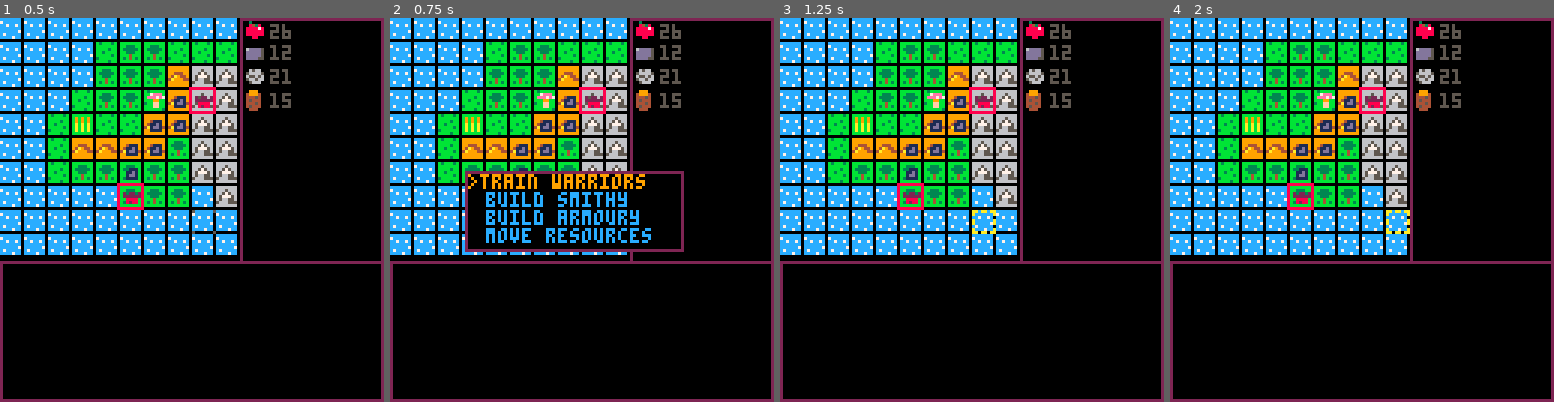
Above: before the commit, frames 1-4 (left to right).
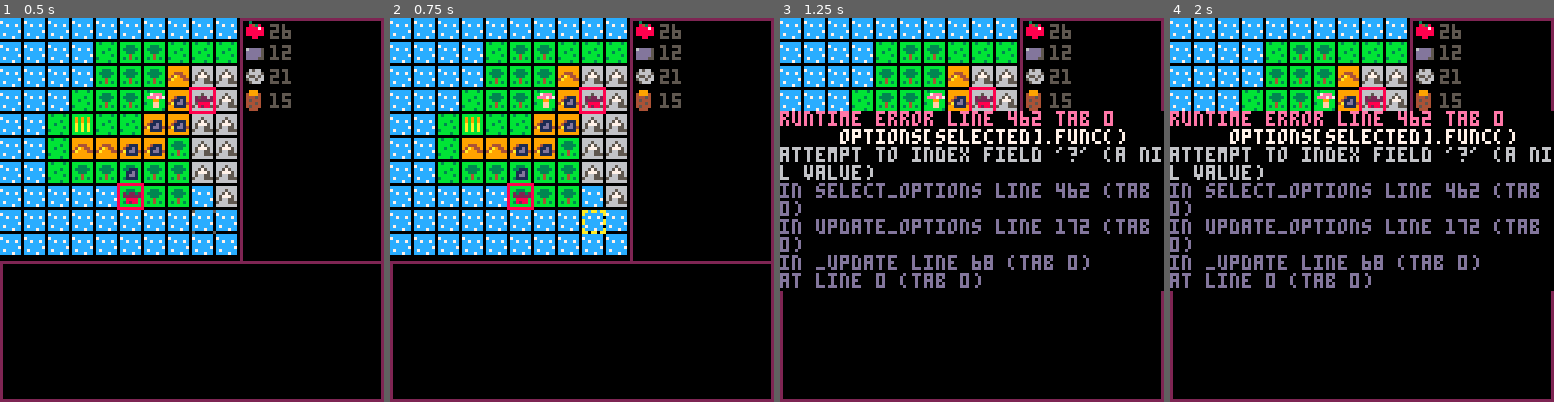
Above: after the commit, the same moments.

Repository: pond823/picodwarfwar
Game: PICO-8 cartridge picodwarfwar.p8
Same seed, same stepped clock (60 frames per second), same inputs: the game is played once before the commit and once after it.
Inputs:
- Up to frame 1 (0.5 s): tap X (X key) at 0.33 s
- Up to frame 2 (0.75 s): tap O (Z key) at 0.7 s
- Up to frame 3 (1.25 s): tap X (X key) at 1.07 s
- Up to frame 4 (2 s): hold Right from 1.6 s (still down); tap O (Z key) at 1.7 s; tap X (X key) at 1.85 s

Frame 1 is identical in both runs. In frame 2, 7.2% of the frame differs, in the area x 19-77%, y 39-61%; in frame 3, 24%, in the area x 0-100%, y 24-72%; in frame 4, 24%.
Error after the commit: runtime error line 462 tab 0; options[selected].func(); attempt to index field '?' (a nil value)

Commit message:
Added functions into options

Diff:
--- a/picodwarfwar.p8
+++ b/picodwarfwar.p8
@@ -13,13 +13,33 @@
 	game.dx =0 --world view delta change
 	game.dy =0
 	game.timer = 1
- game.tick = 1
- game.selected_structure = nil
- game.path = nil
- game.options={}
- game.options.draw =0
-
- options = {"train warriors", "build smithy", "build armoury", "move resources"}
+ 	game.tick = 1
+ 	game.selected_structure = nil
+ 	game.path = nil
+ 	game.options={}
+ 	game.options.draw =0
+
+ function train_warriors( ... )
+
+end
+
+function build_smithy( ... )
+	game.selected_structure.smithy = 1
+end
+
+ options = {}
+ castle_options = {
+ 	{
+ 		display = "train warriors",
+ 		func = train_warriors
+	},
+	{
+		display = "build smithy",
+		func = build_smithy
+	}
+ }
+
+ option_type = 0
  selected = 1
 	sprites = {}
 	structures ={}
@@ -37,7 +57,7 @@
 	function _init( ... )
 		printh("initialising", "log.txt", true)
 		create_initial_castle()
-  create_initial_dwarves()
+  		create_initial_dwarves()
 		new_sprite(game.cursor.x,game.cursor.y,10,{32,33}, 1, 0, 0) -- test animations are working
 		calculate_total()
   game.path = a_getpath({structures[1].x, structures[1].y},{structures[2].x, structures[2].y} )
@@ -47,8 +67,8 @@
 	end
 
 	function _update()
-  		if (game.state == 1) map_select()
-    if (game.state == 2) select_options()
+  	if (game.state == 1) map_select()
+    if (game.state == 2) update_options()
 	end
 
 	function _draw()
@@ -64,6 +84,8 @@
 		build = 1, -- castle
 		owner = 1, --player
 		spr = 18, --sprite to display
+		smithy = 0,
+		armoury = 0,
 		resources = {
 			food = 0,
 			stone = 0,
@@ -80,19 +102,18 @@
 		build = 1, -- castle
 		owner =1,
 		spr = 18,
+		smithy = 0,
+		armoury = 0,
 		resources = {
 			food = 0,
 			stone = 0,
 			wood = 0,
 			iron = 0
-			}
+			},
+
 		}
 		castle2.name = random_castle()
 		add (structures, castle2)
-		log("castle")
-		log(structures[1].name.." "..structures[1].x.."/"..structures[1].y)
-		log("castle2")
-		log(structures[2].name.." "..structures[2].x.."/"..structures[2].y)
 	end
 
  function create_initial_dwarves()
@@ -150,11 +171,27 @@
 
 	end
 
+	function update_options()
+		local selected_option = select_options()
+		if (option_type == 1) then
+			game.state = 1
+		end
+	end
+
  function select_action()
   game.options.draw = 1
   game.state = 2
-   -- draw code
-
+  if (game.selected_structure != nil and game.selected_army != nil) then
+  	--options = {"select castle", "select army"}
+  	option_type =1
+  elseif (game.selected_structure != nil) then
+ 	--options = {"train warriors", "build smithy", "build armoury", "move resources"}
+ 	options = castle_options
+ 	option_type = 2
+ 	elseif (game.selected_army != nil) then
+ 		--options = {"move", "patrol"}
+ 		option_type = 3
+ 	end
  end
 
 
@@ -181,13 +218,16 @@
 	end
 
 	function draw_message_box()
-		rect(0,81,127,127,2)
-  if(game.selected_structure != nil) then
-   print(game.selected_structure.name, 2,83, 5)
-   draw_resources(0,90, game.selected_structure.resources)
-   local army = army_at_structure(game.selected_structure)
-   if (army != nil) draw_army_info( 32, 90, army)
-  end
+	rect(0,81,127,127,2)
+  	if(game.selected_structure != nil) then
+	  	local heading = game.selected_structure.name
+	   if (game.selected_structure.smithy > 0) heading = heading .. " smithy"
+	   print(heading, 2,83, 5)
+
+	   draw_resources(0,90, game.selected_structure.resources)
+	   local army = army_at_structure(game.selected_structure)
+	   if (army != nil) draw_army_info( 32, 90, army)
+	  end
 	end
 
 	function draw_info_box()
@@ -250,7 +290,6 @@
 
  function structure_at_location(x,y)
   for i=1,#structures do
-   log("structs "..structures[i].name)
    if (structures[i].x == x and structures[i].y == y) return structures[i]
   end
  end
@@ -403,9 +442,9 @@
     rect(ox-7,oy-1,ox+65,65+((#options * 6)/2),2)
     for n= 1,#options do
       if (selected == n) then
-        print(">"..options[n],ox-6,oy,9)
+        print(">"..options[n].display,ox-6,oy,9)
       else
-        print(options[n],ox,oy,12)
+        print(options[n].display,ox,oy,12)
       end
       oy += 6
     end
@@ -423,11 +462,15 @@
     if (btnp(5)) then
      game.state = 1
      game.options.draw = 0
+     options[selected].func()
+     options={}
      return selected
     else
       return 0
     end
   end
+
+
 
 
 -- a* pathfinding based on the work of @richy486
@@ -463,7 +506,6 @@
   end
  end
 
- printh("find goal..")
  current = came_from[a_vectoindex(goal)]
  path = {}
  local cindex = a_vectoindex(current)
